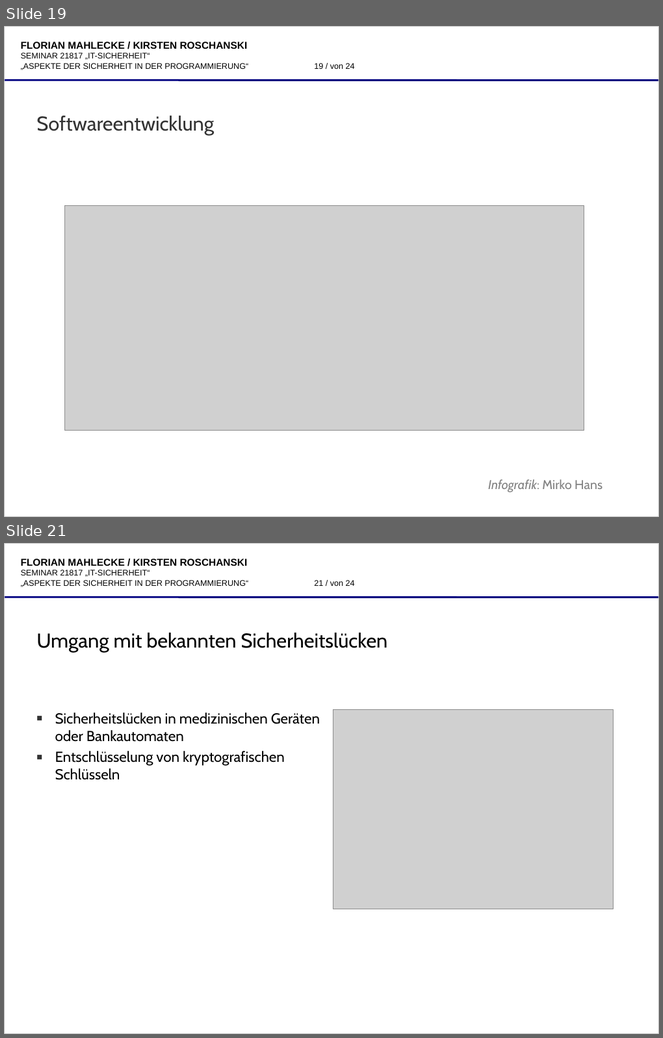
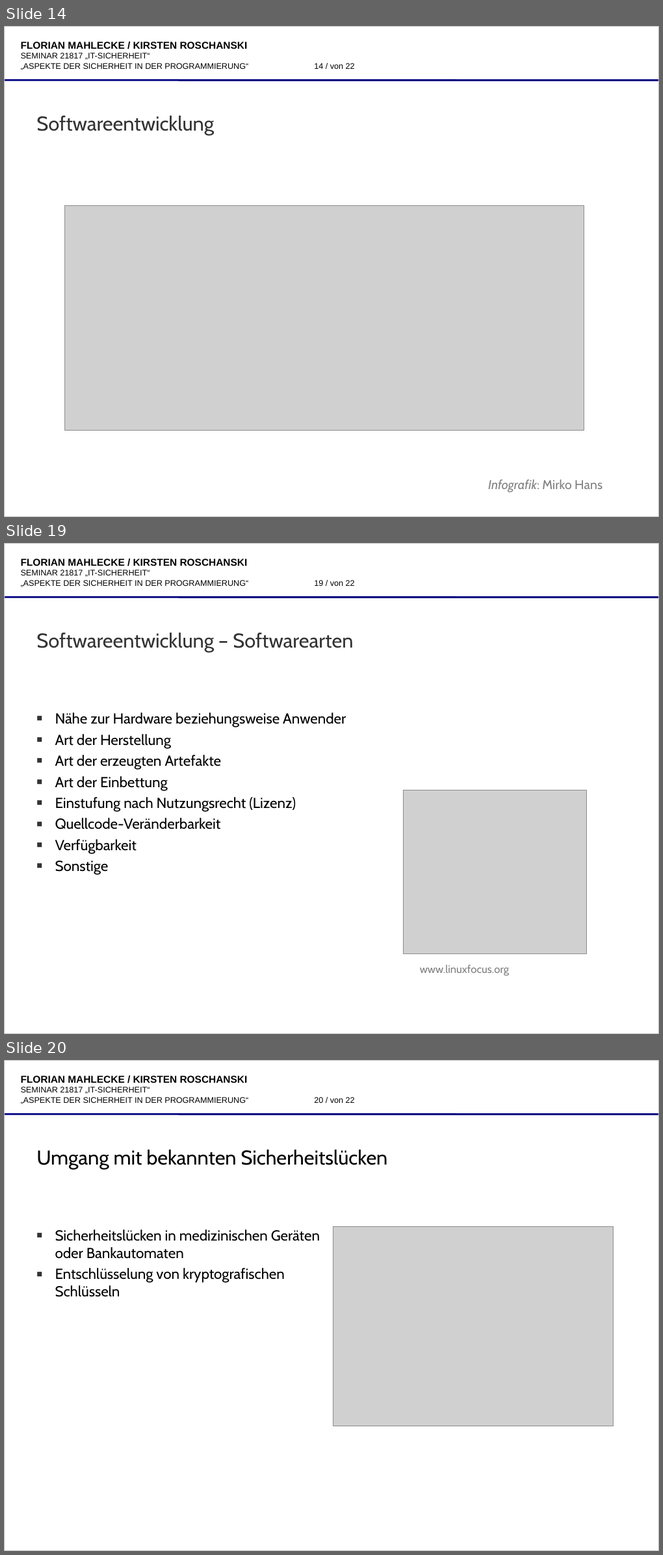
Before and after one commit to katgirl/FernUni, a slide deck: praesentation/21817-folien-9053522,8632014-roschanski,mahlecke-aspekte_der_sicheren_programmierung.odp. Shown one above the other, each under a label of ours: slides 19 and 21 before the commit, slides 14, 19 and 20 after it; the slides between them are not shown. The pictures are 663x1038 and 663x1555 pixels, drawn with LibreOffice and Linux fonts; fonts in the diff are those of the drawing; grey boxes stand for pictures; background and template pictures are left out. Boxes give left, top, right and bottom in pixels: in the first picture for what was removed or moved away, otherwise in the second. Text is boxed around its words. In the diff, an @@ line names an element or a change of style, - is before the commit and + after.

```diff
--- a/praesentation/21817-folien-9053522,8632014-roschanski,mahlecke-aspekte_der_sicheren_programmierung.odp
+++ b/praesentation/21817-folien-9053522,8632014-roschanski,mahlecke-aspekte_der_sicheren_programmierung.odp
@@ slide 19 added at box(4, 543, 659, 1034), background #FFFFFF; not listed: 4 template elements that a slide beside it also shows @@
@@ title added at box(36, 633, 353, 652), 22 pt, text #333333 @@
+Softwareentwicklung – Softwarearten
@@ text added at box(55, 713, 346, 875), 16 pt, text #000000 @@
+■ Nähe zur Hardware beziehungsweise Anwender
+■ Art der Herstellung
+■ Art der erzeugten Artefakte
+■ Art der Einbettung
+■ Einstufung nach Nutzungsrecht (Lizenz)
+■ Quellcode-Veränderbarkeit
+■ Verfügbarkeit
+■ Sonstige
@@ picture added at box(404, 791, 587, 954) @@
@@ text added at box(420, 965, 509, 976), 12 pt, text #808080 @@
+www.linuxfocus.org
@@ what was slide 19 is now slide 14 @@
@@ page number at box(314, 63, 355, 69): text changed @@
-19 / von 24
+14 / von 22
@@ what was slide 21 is now slide 20 @@
@@ page number at box(314, 1097, 355, 1103): text changed @@
-21 / von 24
+20 / von 22
```
Also in this commit, not shown: 10 slides changed, 3 other slides added.
